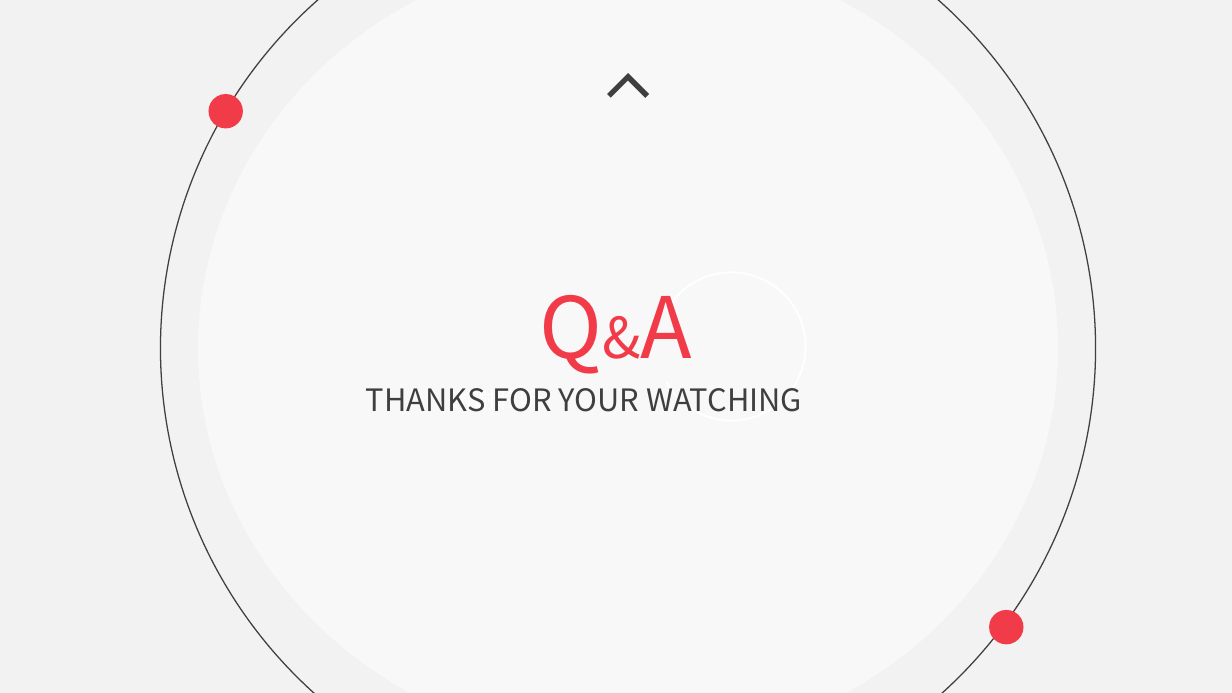
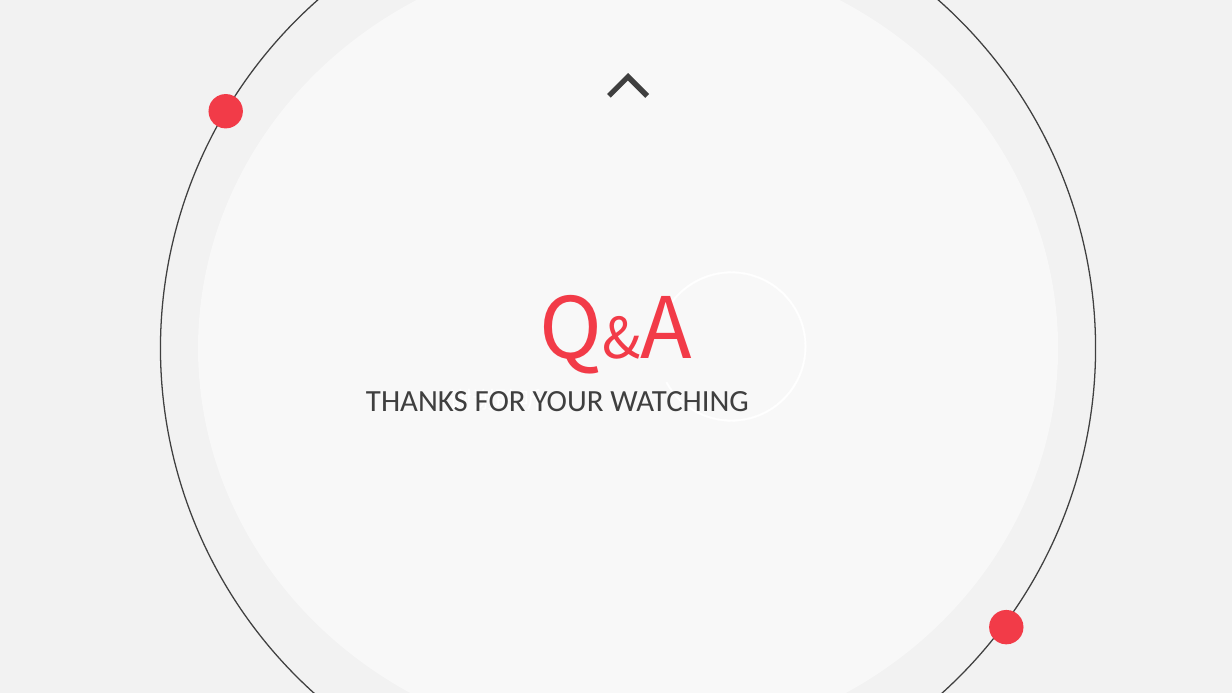
Before and after one commit to bennytzang-ntut109368085/OS_final_student-assistant, a slide deck: slide 20 of operating_system final project.pptx (slide 15 before the commit). Drawn at 1232x693 pixels with LibreOffice and Linux fonts; fonts in the diff are those of the drawing. Boxes give left, top, right and bottom in pixels: in the first picture for what was removed or moved away, otherwise in the second. Text is boxed around its words. In the diff, an @@ line names an element or a change of style, - is before the commit and + after.

```diff
--- a/operating_system final project.pptx
+++ b/operating_system final project.pptx
@@ text "THANKS FOR YOUR WATCHING" at (366, 391, 748, 411): font Noto Sans CJK SC to Calibri @@
```
Also in this commit, not shown: 14 other slides changed, 5 slides added, 7 other files.
